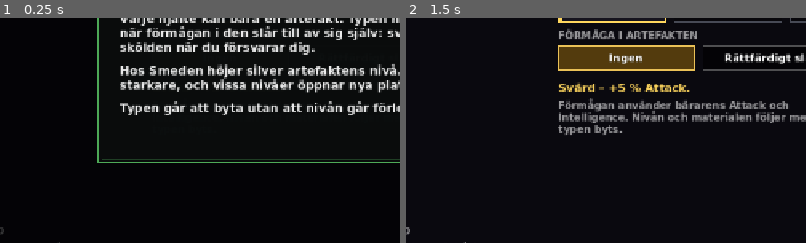
Above: before the commit, frames 1-2 (left to right).
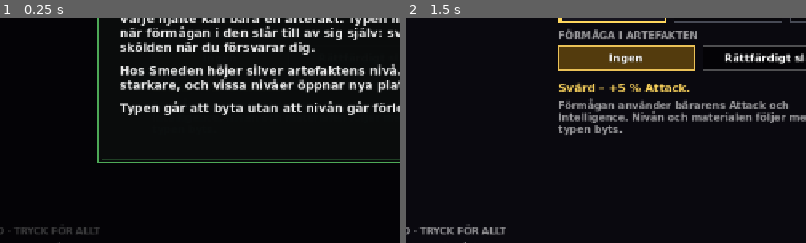
Above: after the commit, the same moments.

Repository: broklyn777/de-edsvurna
Game: Godot game, scene res://scenes/smith.tscn
Same seed, same stepped clock (60 frames per second), same inputs: the game is played once before the commit and once after it. This scene is started directly instead of the project's main scene.
Inputs (mouse positions are % of the whole screen's width and height, from its top left):
- Up to frame 1 (0.25 s): no input
- Up to frame 2 (1.5 s): tap Enter at 0.5 s; move the mouse to (72, 45) at 0.52 s; tap 1 at 0.6 s; click (72, 45) at 0.67 s; tap Space at 1.25 s; drag from (30, 55) to (45, 70) at 1.27 s
The pictures show only the part of the screen within x 7-57%, y 41-91%; the shares and areas given below are measured in that part.

The runs differ from the first frame. In frame 1, 0.4% of the frame differs, in the area x 2-25%, y 92-96%; in frame 2, 0.5%, in the area x 2-25%, y 91-97%.

Commit message:
Smith: tap the store to see every amber colour, trick and Nether Stone; '5 av samma färg' on the amber list
Co-Authored-By: Claude Opus 5.5 <noreply@anthropic.com>

Diff:
--- a/scripts/screens/smith_screen.gd
+++ b/scripts/screens/smith_screen.gd
@@ -22,6 +22,8 @@
 var slot := {}
 ## Valt alternativ i panelen (första trycket); det andra trycket sätter i det.
 var pending := ""
+## 0.29.5: förrådet uppslaget (tryck på FÖRRÅD nere till vänster): varje färg, trick och Nether Stone med antal.
+var _store_open := false
 var _flash := 0.0
 ## Platser som just öppnats eller fyllts: "kind:i" -> tid kvar av skenet.
 var _glow := {}
@@ -37,6 +39,8 @@
 	HelpBox.offer(self, ["artifacts", "materials"] if later else ["artifacts"])
 	_pick_hero(hero)
 	for arg in OS.get_cmdline_user_args():
+		if arg == "--smith-store":
+			_store_open = true  # 0.29.5: förrådet uppslaget (skärmdumpar)
 		if arg.begins_with("--smith-hero="):
 			_pick_hero(arg.get_slice("=", 1))
 		elif arg.begins_with("--smith-slot="):
@@ -94,6 +98,14 @@
 # --- Inmatning --------------------------------------------------------------
 
 func _tap(p: Vector2) -> void:
+	if _store_open:
+		_store_open = false  # ett tryck var som helst stänger förrådet
+		run.ui_tap()
+		return
+	if _store_rect().has_point(p):
+		_store_open = true
+		run.ui("ui_page", -10.0)
+		return
 	if back_rect().has_point(p):
 		run.go(run.BASE_SCENE)
 		return
@@ -368,6 +380,8 @@
 		_draw_forge(data, profile)
 	else:
 		_draw_artifact(data, profile, art)
+	if _store_open:
+		_draw_store_panel(data, profile)
 	if _message_t > 0.0:
 		UiStyle.text(self, Vector2(_x0(), 160), _message, 22, Color(UiStyle.GOLD, minf(1.0, _message_t)),
 				HORIZONTAL_ALIGNMENT_RIGHT, _w(), 5)
@@ -381,10 +395,79 @@
 			amber += int(profile.materials[id])
 		else:
 			tricks += int(profile.materials[id])
-	UiStyle.text(self, at - Vector2(0, 8), "FÖRRÅD", 15, Color(1, 1, 1, 0.55))
+	UiStyle.text(self, at - Vector2(0, 8), "FÖRRÅD · TRYCK FÖR ALLT", 15, Color(1, 1, 1, 0.55))
 	UiStyle.text(self, at + Vector2(0, 18), "%d bärnsten · %d trick\n" % [amber, tricks], 17, Color(1, 1, 1, 0.85),
 			HORIZONTAL_ALIGNMENT_LEFT, 290, 3)
 	UiStyle.text(self, at + Vector2(0, 40), "%d Nether Stones" % profile.stones.size(), 17, Color(1, 1, 1, 0.85), HORIZONTAL_ALIGNMENT_LEFT, 290, 3)
+
+
+func _store_rect() -> Rect2:
+	return Rect2(MARGIN - 6, size.y - 100, 320, 96)
+
+
+## 0.29.5: förrådet i sin helhet: bärnsten per färg (och hur många platser de räcker till), trick och Nether Stones.
+func _draw_store_panel(data: Dictionary, profile: Profile) -> void:
+	draw_rect(Rect2(Vector2.ZERO, size), Color(0, 0, 0, 0.6))
+	var r := Rect2(MARGIN + 330, 112, size.x - MARGIN * 2 - 330, size.y - 130)
+	draw_rect(r, Color(0.05, 0.045, 0.07, 0.98))
+	draw_rect(r, Color(UiStyle.TRAIT_GOLD, 0.8), false, 2.0)
+	var x := r.position.x + 20
+	var y := r.position.y + 34
+	var slots := 0
+	var total := 0
+	for id in data.materials.amber:
+		var n := int(profile.materials.get(id, 0))
+		total += n
+		slots += n / Forge.AMBER_PER_SLOT
+	UiStyle.text(self, Vector2(x, y), "FÖRRÅDET", 20, UiStyle.GOLD)
+	UiStyle.text(self, Vector2(x + 140, y), "%d bärnsten räcker till %d %s – en stat-plats tar %d av samma färg." % [total, slots,
+			"plats" if slots == 1 else "platser", Forge.AMBER_PER_SLOT], 16, Color(1, 1, 1, 0.8), HORIZONTAL_ALIGNMENT_LEFT,
+			r.size.x - 180, 2)
+	y += 30
+	var col_w := (r.size.x - 60) / 2.0
+	var lv := maxi(int(profile.artifact(hero).get("level", 1)), 1)  # värdena på den valda hjältens artefakt
+	var i := 0
+	for id in data.materials.amber:
+		var n := int(profile.materials.get(id, 0))
+		if n == 0:
+			continue
+		var p := Vector2(x + (i % 2) * (col_w + 20), y + (i / 2) * 34)
+		GemArt.draw_find(self, data, {"kind": "amber", "id": id, "count": 1}, p + Vector2(10, -6), 10.0, _t)
+		var ok := n >= Forge.AMBER_PER_SLOT
+		UiStyle.text(self, p + Vector2(28, 0), "%s ×%d" % [_short(ArtifactText.material_name(data, id)), n], 17,
+				Color.WHITE if ok else Color(1, 1, 1, 0.55), HORIZONTAL_ALIGNMENT_LEFT, 170, 2)
+		UiStyle.text(self, p + Vector2(200, 0), ArtifactText.material_text(data, id, lv), 15, Color(UiStyle.TRAIT_GOLD, 0.9 if ok else 0.5),
+				HORIZONTAL_ALIGNMENT_LEFT, col_w - 200, 2)
+		i += 1
+	if i == 0:
+		UiStyle.text(self, Vector2(x, y), "Ingen bärnsten än.", 16, Color(1, 1, 1, 0.5))
+		i = 1
+	y += ceili(i / 2.0) * 34 + 16
+	var tricks := []
+	for id in data.materials.tricks:
+		var n := int(profile.materials.get(id, 0))
+		if n > 0:
+			tricks.append("%s ×%d" % [ArtifactText.material_name(data, id), n])
+	UiStyle.text(self, Vector2(x, y), "TRICK", 15, Color(1, 1, 1, 0.55))
+	UiStyle.para(self, Vector2(x + 80, y), "  ·  ".join(tricks) if not tricks.is_empty() else "Inga än.", 16,
+			Color(1, 1, 1, 0.85), r.size.x - 120, 2)
+	y += 52
+	UiStyle.text(self, Vector2(x, y), "NETHER", 15, Color(1, 1, 1, 0.55))
+	var stones: Array = profile.stones
+	if stones.is_empty():
+		UiStyle.text(self, Vector2(x + 80, y), "Inga än.", 16, Color(1, 1, 1, 0.85))
+	for k in mini(stones.size(), 8):
+		var st: Dictionary = stones[k]
+		var line := ", ".join(Forge.stone_lines(data, st))
+		if line.length() > 78:
+			line = line.left(76) + " …"
+		UiStyle.text(self, Vector2(x + 80, y + k * 24), "%s (%d): %s" % [Forge.rarity_of(data, st).name, int(st.number),
+				line], 15, Color(Forge.rarity_of(data, st).color),
+				HORIZONTAL_ALIGNMENT_LEFT, r.size.x - 120, 1)
+	if stones.size() > 8:
+		UiStyle.text(self, Vector2(x + 80, y + 8 * 24), "… och %d till" % (stones.size() - 8), 15, Color(1, 1, 1, 0.6))
+	UiStyle.text(self, Vector2(r.position.x, r.end.y - 14), "Tryck för att stänga", 15, Color(1, 1, 1, 0.55),
+			HORIZONTAL_ALIGNMENT_CENTER, r.size.x)
 
 
 func _draw_artifact(data: Dictionary, profile: Profile, art: Dictionary) -> void:
@@ -482,7 +565,7 @@
 
 func _draw_panel(data: Dictionary, profile: Profile, art: Dictionary, level: int) -> void:
 	var x0 := _x0()
-	var kind_name: String = {"stat": "BÄRNSTEN FÖR STAT-PLATS %d", "trick": "TRICK FÖR TRICK-PLATS %d",
+	var kind_name: String = {"stat": "BÄRNSTEN FÖR STAT-PLATS %d · 5 AV SAMMA FÄRG", "trick": "TRICK FÖR TRICK-PLATS %d",
 			"nether": "NETHER STONE"}[slot.kind]
 	if "%d" in kind_name:
 		kind_name = kind_name % (int(slot.i) + 1)
Not shown, added: docs/loot.md
